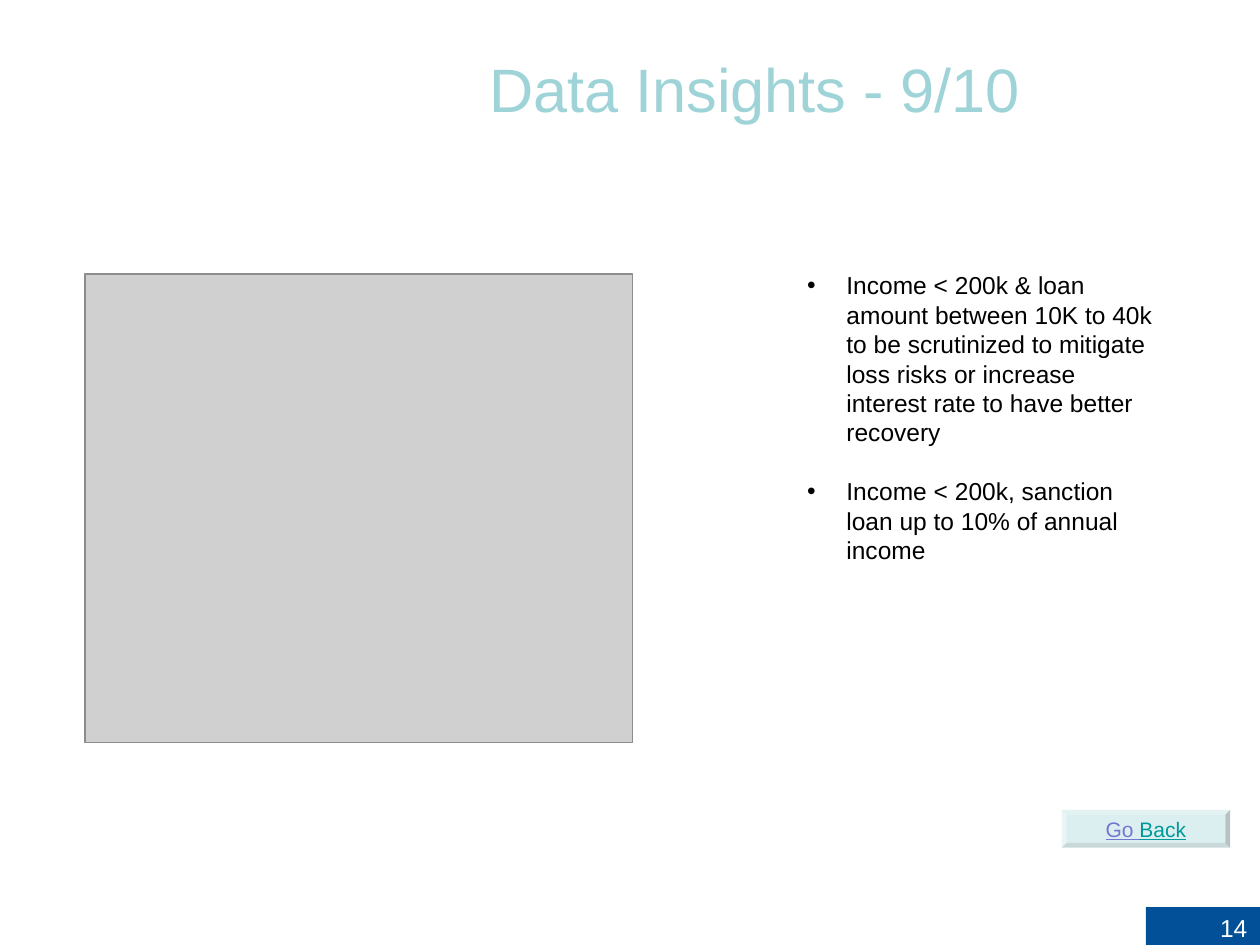
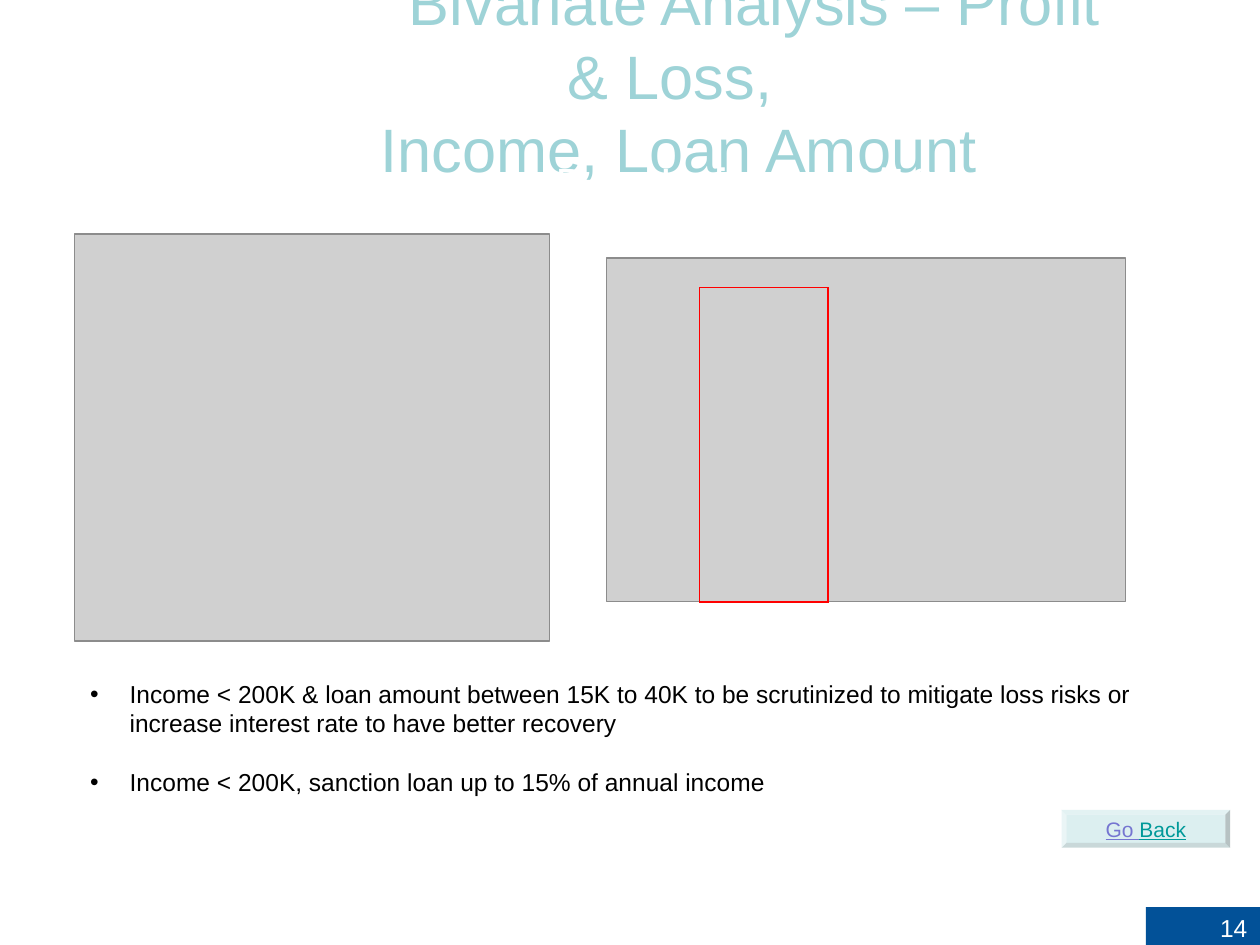
Before and after one commit to RujDha/LendingClub-CaseStudy, a slide deck: slide 14 of LeandingClub-CaseStudy.pptx. Drawn at 1260x945 pixels with LibreOffice and Linux fonts; fonts in the diff are those of the drawing; grey boxes stand for pictures; background and template pictures are left out. Boxes give left, top, right and bottom in pixels: in the first picture for what was removed or moved away, otherwise in the second. Text is boxed around its words. In the diff, an @@ line names an element or a change of style, - is before the commit and + after.

```diff
--- a/LeandingClub-CaseStudy.pptx
+++ b/LeandingClub-CaseStudy.pptx
@@ title "Bivariate Analysis – Profit & ...": place and size @@
-title "Bivariate Analysis – Profit & ..." at [846,276,1084,325]
+title "Bivariate Analysis – Profit & ..." at [380,0,1100,180]
@@ title "Bivariate Analysis – Profit & ..." at [380,0,1100,180]: size 18 to 35 pt, text colour #FFFFFF to #9ED3D7 @@
@@ text "Data Insights - 9/10": place and size @@
-text "Data Insights - 9/10" at [489,68,1020,123]
+text "Data Insights - 9/10" at [556,164,934,180]
@@ text "Data Insights - 9/10" at [556,164,934,180]: size 35 to 25 pt, text colour #9ED3D7 to #FFFFFF @@
@@ picture: place and size @@
-picture at [86,275,633,743]
+picture at [74,234,549,641]
@@ picture added at [607,258,1125,602] @@
@@ rectangle added at [699,287,828,601], outline #FF0000 1 pt @@
@@ text at [130,685,1130,796]: text changed @@
-  • Income < 200k & loan amount between 10K to 40k to be scrutinized to mitigate loss risks or increase interest rate to have better recovery
-  • Income < 200k, sanction loan up to 10% of annual income
+  • Income < 200K & loan amount between 15K to 40K to be scrutinized to mitigate loss risks or increase interest rate to have better recovery
+  • Income < 200K, sanction loan up to 15% of annual income
```
Also in this commit, not shown: 12 other slides changed, 2 other files.
